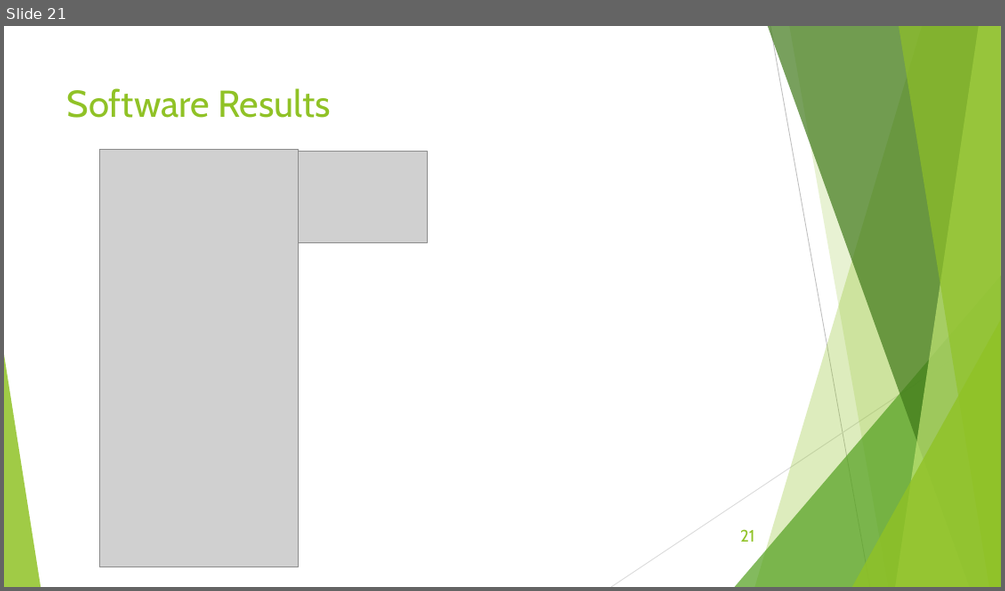
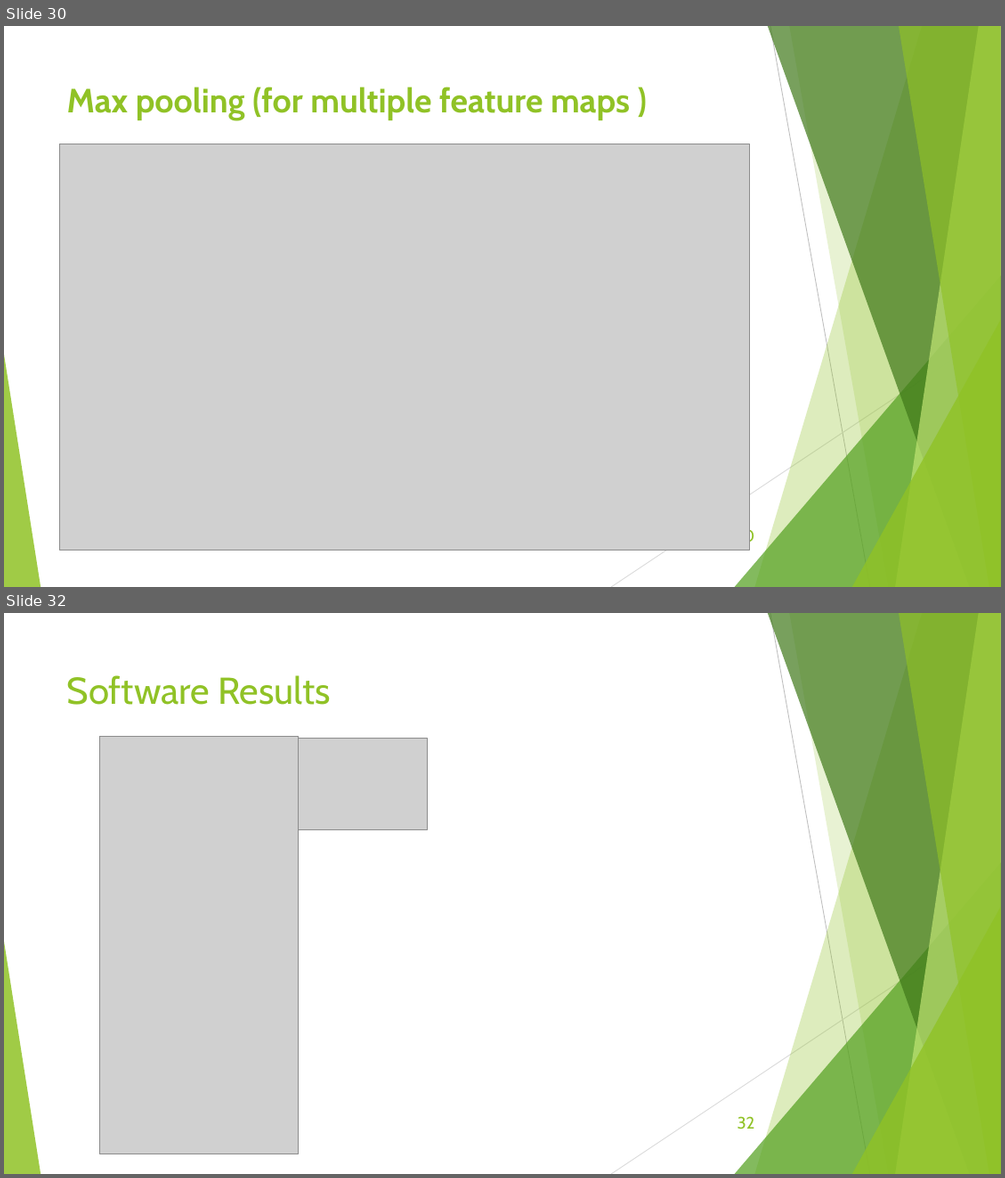
Before and after one commit to Ramy-osama/Hardware-FasterRCNN, a slide deck: Documentation/6-13-2020.pptx. Shown one above the other, each under a label of ours: slide 21 before the commit, slides 30 and 32 after it; the slides between them are not shown. The pictures are 1005x591 and 1005x1178 pixels, drawn with LibreOffice and Linux fonts; fonts in the diff are those of the drawing; grey boxes stand for pictures. Boxes give left, top, right and bottom in pixels: in the first picture for what was removed or moved away, otherwise in the second. Text is boxed around its words. In the diff, an @@ line names an element or a change of style, - is before the commit and + after.

```diff
--- a/Documentation/6-13-2020.pptx
+++ b/Documentation/6-13-2020.pptx
@@ slide 30 added at [4,26,1001,587], background #FFFFFF; not listed: 10 template elements that a slide beside it also shows @@
@@ title added at [67,87,630,121], 32.4 pt, text #90C226, bold @@
+Max pooling (for multiple feature maps )
@@ picture added at [59,144,750,550] @@
@@ page number added at [734,527,754,546], 16 pt, text #90C226 @@
+30
@@ what was slide 21 is now slide 32 @@
@@ page number at [737,1116,755,1129]: text changed @@
-21
+32
```
Also in this commit, not shown: 14 slides changed, 23 other slides added, 1 slide removed, 14 other files.
